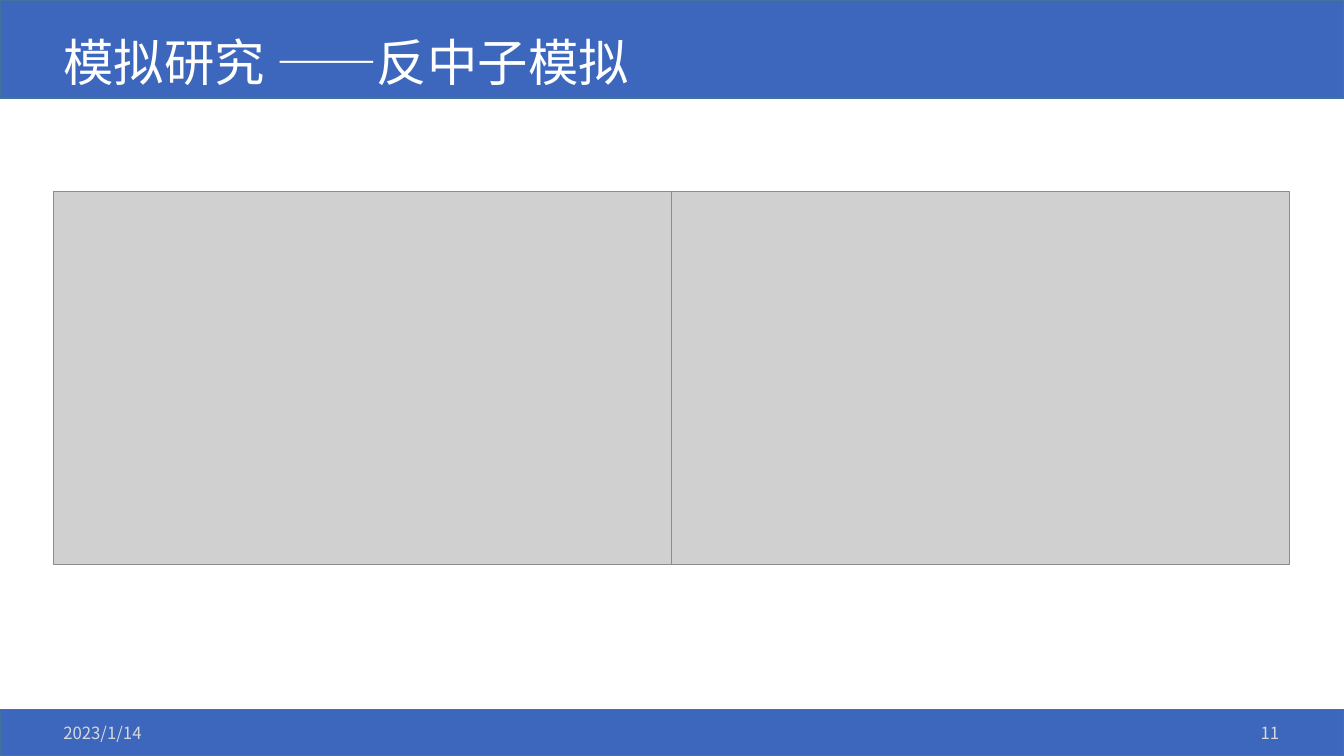
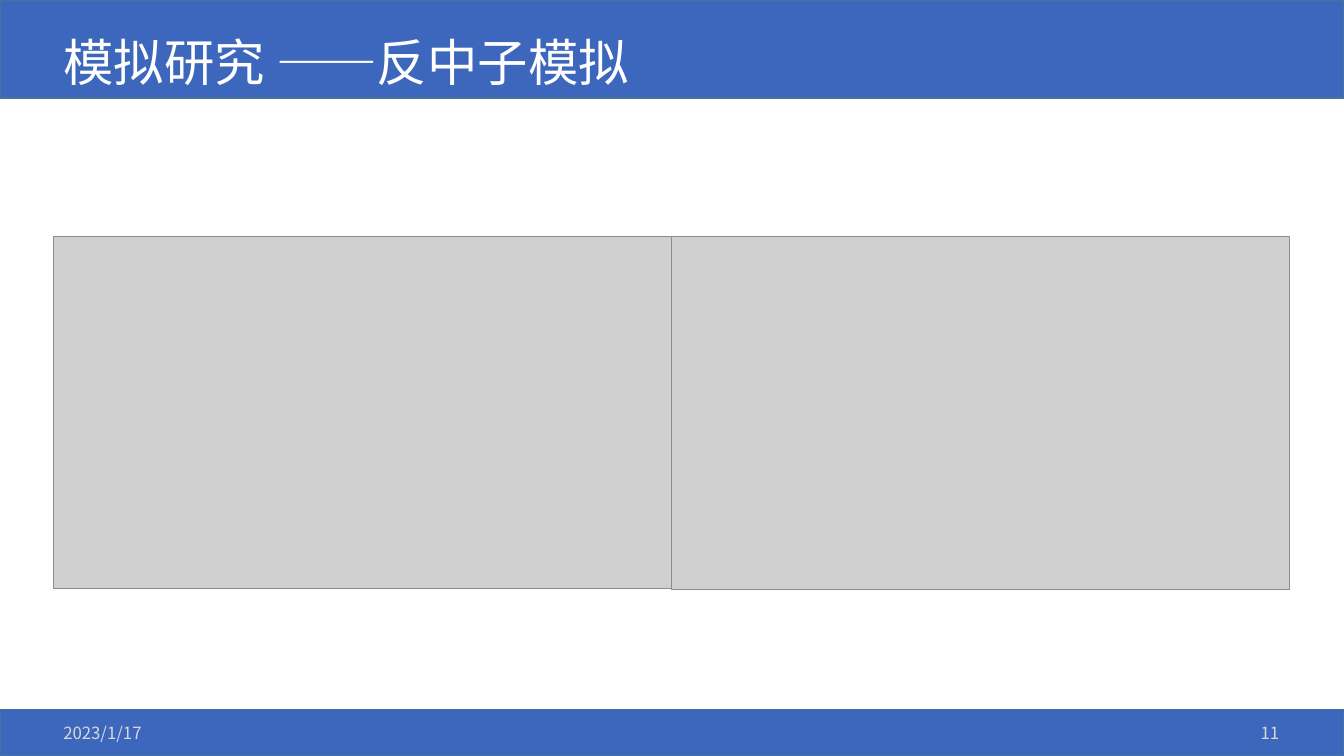
Before and after one commit to yuansicheng/bes3_add_layer, a slide deck: slide 11 of bes3_n0_source.pptx. Drawn at 1344x756 pixels with LibreOffice and Linux fonts; fonts in the diff are those of the drawing; grey boxes stand for pictures; background and template pictures are left out. Boxes give left, top, right and bottom in pixels: in the first picture for what was removed or moved away, otherwise in the second. Text is boxed around its words. In the diff, an @@ line names an element or a change of style, - is before the commit and + after.

```diff
--- a/bes3_n0_source.pptx
+++ b/bes3_n0_source.pptx
@@ picture: place and size @@
-picture at (53,192,673,564)
+picture at (53,237,673,589)
@@ picture: place and size @@
-picture at (673,192,1290,565)
+picture at (673,237,1290,590)
@@ text at (63,726,141,742): text changed @@
-2023/1/14
+2023/1/17
```
Also in this commit, not shown: 11 other slides changed, 6 slides added, 37 other files.
